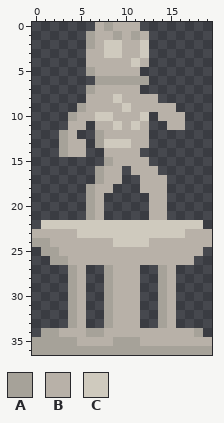
Pixel-art sprite, stored at pictures/castle.png. This is how it looked before the edit.
The file is 40x74 pixels, drawn in blocks of 2x2; one block is one cell here. Colours within 5 levels of each other are drawn and written as one.
Palette (. is transparent): A #a6a299  B #b8b1a8  C #cfcabe
The result:
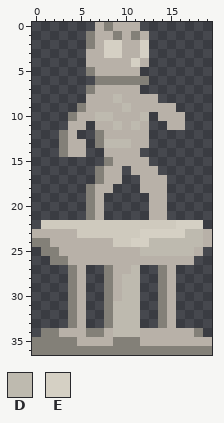
Colours new in this view: D #bebaaf  E #d5d0c4
Diff:
@@ palette @@
-A #a6a299
+A #838078
@@ x 6..14 @@
  1 ABBABAB..
- 2 ABCCBBC..
- 3 BBCCBBC..
- 4 BBBBBCB..
+ 2 ABEEBBE..
+ 3 BBEEBBE..
+ 4 BBBBBEB..
  5 ABBBBB...
@@ x 5..14 @@
  7 .ABBBBB...
- 8 .BBBCBBBB.
- 9 ABBBBCBBBB
-10 BBCCBBBC.B
-11 B.BBCBCB..
+ 8 .BBBDBBBB.
+ 9 ABBBBDBBBB
+10 BBDDBBBD.B
+11 B.BBDBDB..
 12 ..ABBBBB..
-13 B.ACCCBB..
+13 B.ADDDBB..
 14 B..BBBB...
@@ x 7..19 @@
 21 B.....BB.....
-22 CCCCCCCCCCCC.
-23 CCCCCCCCCCBBB
-24 BBCCCCBBBBBBB
-25 BBBBBBBBBBBB.
+22 CCCCCCCCCEEE.
+23 CCCCCEEEEEDDB
+24 BBCCEEDDDDDDB
+25 BBBBBDDDDDDB.
 26 BBBBBBBBBBB..
-27 .ABBB..AB....
-28 .ABBB..AB....
-29 .ABBB..AB....
-30 .ABBB..AB....
-31 .ABBB..AB....
-32 .ABBB..AB....
-33 .ABBB..AB....
-34 ABBBBBBBBBBA.
+27 .ABBD..AB....
+28 .ABDD..AB....
+29 .ABDD..AB....
+30 .ABDD..AB....
+31 .ADDD..AB....
+32 .ADDD..AB....
+33 .ADDD..AB....
+34 ABDDDBBBBBBA.
 35 BBAAABBBBBBBB
Pixel boxes of the changes (left, top, right, bottom) in both pictures:
changed: (32, 22, 212, 355)
